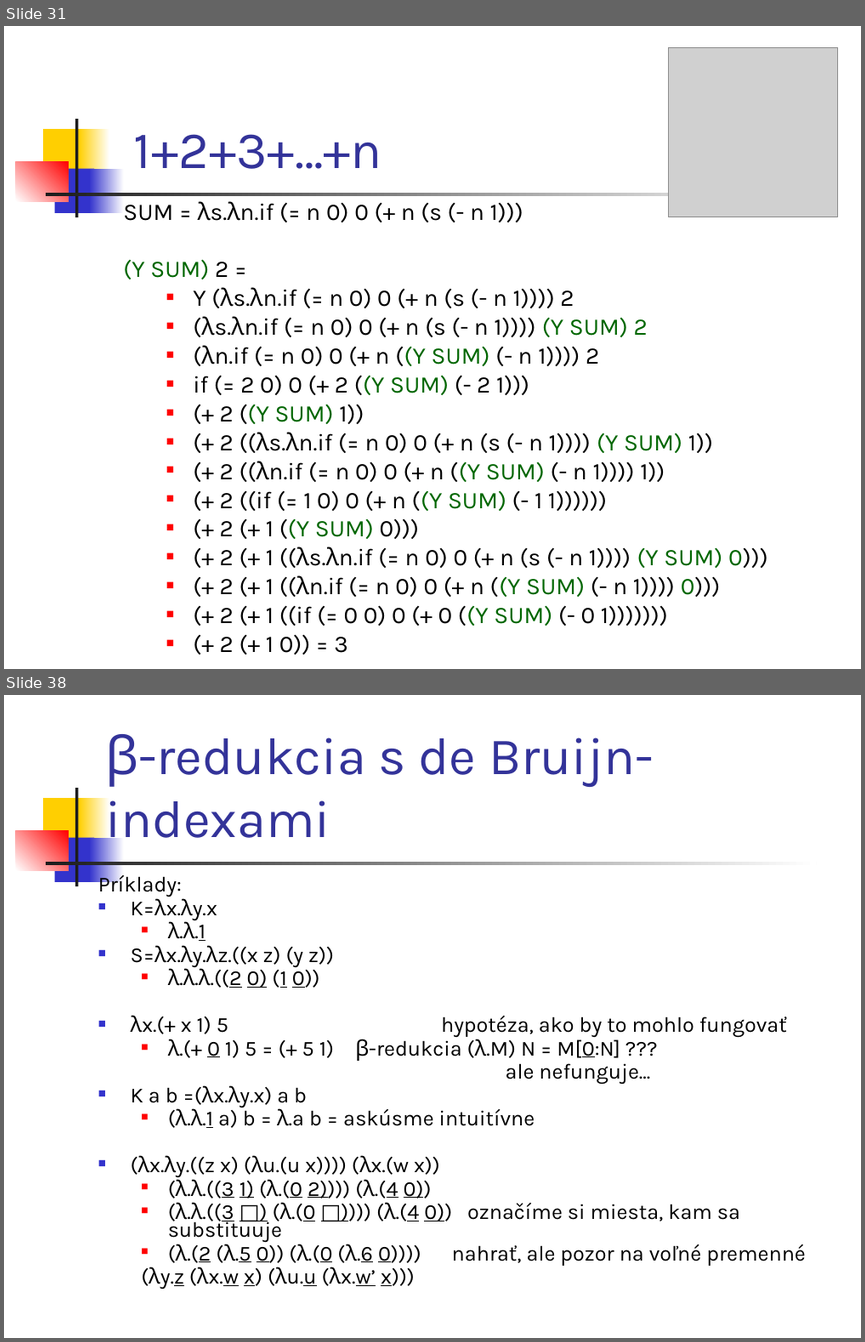
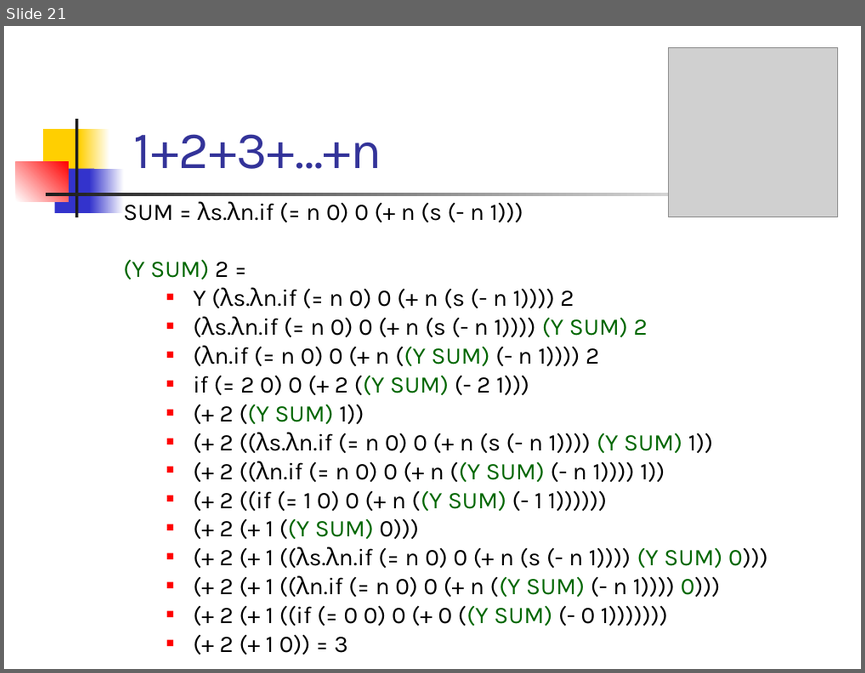
Before and after one commit to Funkcionalne/Prednasky, a slide deck: 06/06_fpro.ppt. Shown one above the other, each under a label of ours: slides 31 and 38 before the commit, slide 21 after it; the slides between them are not shown. The pictures are 865x1342 and 865x673 pixels, drawn with LibreOffice and Linux fonts; fonts in the diff are those of the drawing; grey boxes stand for pictures. Boxes give left, top, right and bottom in pixels: in the first picture for what was removed or moved away, otherwise in the second. Text is boxed around its words. In the diff, an @@ line names an element or a change of style, - is before the commit and + after.

```diff
--- a/06/06_fpro.ppt
+++ b/06/06_fpro.ppt
@@ slide 38 removed at (x1=4, y1=695, x2=861, y2=1338), background #FFFFFF; not listed: 7 template elements that a slide beside it also shows @@
@@ title removed at (x1=105, y1=734, x2=653, y2=850) @@
-β-redukcia s de Bruijn-indexami
@@ text removed at (x1=98, y1=873, x2=806, y2=1286) @@
-Príklady:
-■ K=λx.λy.x
-  ■ λ.λ.1
-■ S=λx.λy.λz.((x z) (y z))
-  ■ λ.λ.λ.((2 0) (1 0))
-■ λx.(+ x 1) 5 hypotéza, ako by to mohlo fungovať
-  ■ λ.(+ 0 1) 5 = (+ 5 1) β-redukcia (λ.M) N = M[0:N] ???
-      ale nefunguje...
-■ K a b =(λx.λy.x) a b
-  ■ (λ.λ.1 a) b = λ.a b = a skúsme intuitívne
-■ (λx.λy.((z x) (λu.(u x)))) (λx.(w x))
-  ■ (λ.λ.((3 1) (λ.(0 2)))) (λ.(4 0))
-  ■ (λ.λ.((3 □) (λ.(0 □)))) (λ.(4 0)) označíme si miesta, kam sa substituuje
-  ■ (λ.(2 (λ.5 0)) (λ.(0 (λ.6 0)))) nahrať, ale pozor na voľné premenné
-  (λy.z (λx.w x) (λu.u (λx.w’ x)))
@@ what was slide 31 is now slide 21 @@
```
Also in this commit, not shown: 9 slides changed, 7 other slides removed, 1 other file.
